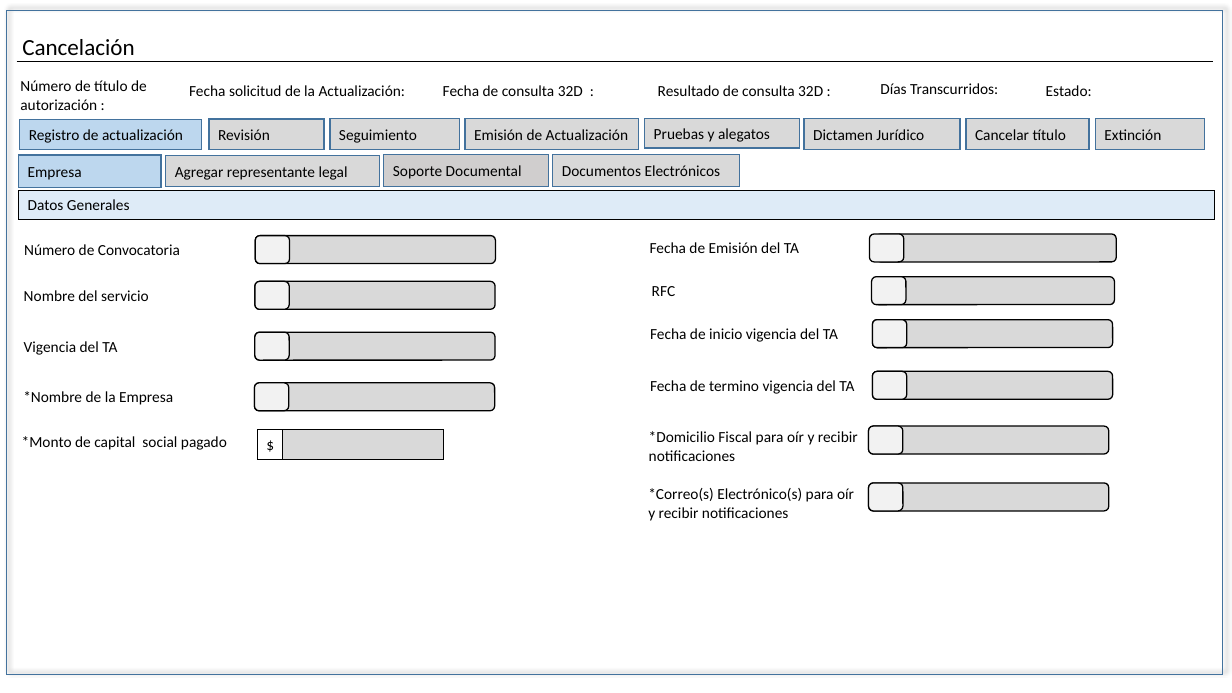
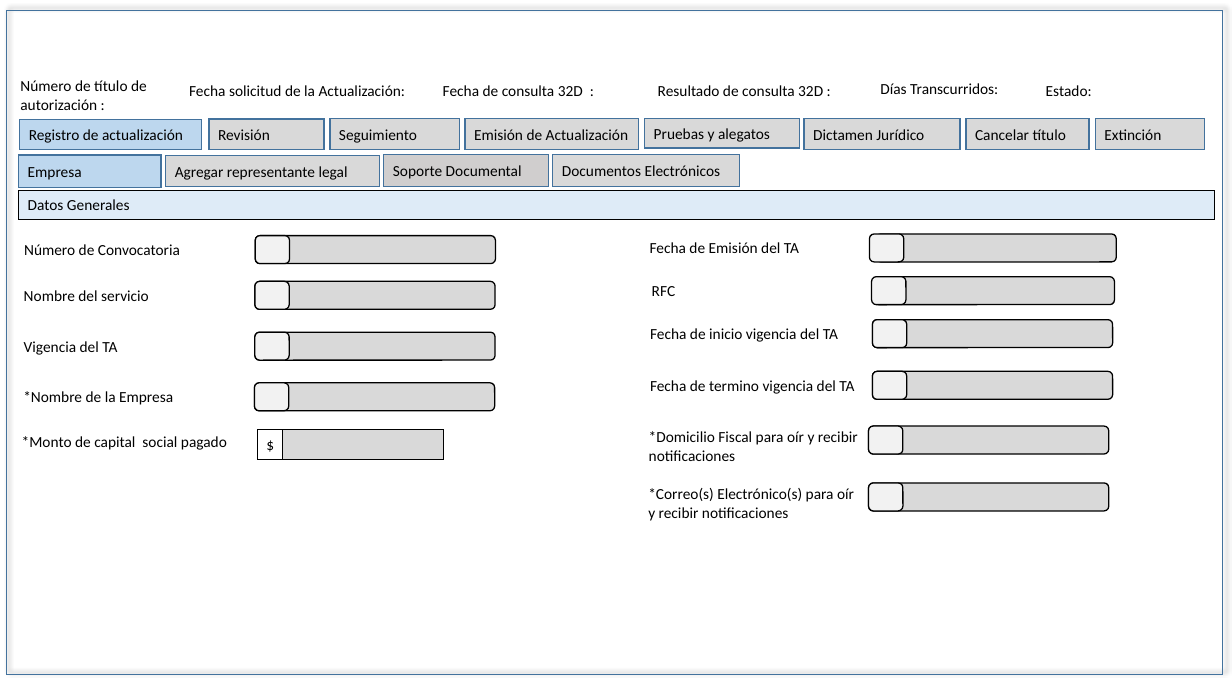
Before and after one commit to EDDIE83/Documentos, a slide deck: slide 2 of TAF 092019/Cancelación.pptx. Drawn at 1232x693 pixels with LibreOffice and Linux fonts; fonts in the diff are those of the drawing. Boxes give left, top, right and bottom in pixels: in the first picture for what was removed or moved away, otherwise in the second. Text is boxed around its words. In the diff, an @@ line names an element or a change of style, - is before the commit and + after.

```diff
--- a/TAF 092019/Cancelación.pptx
+++ b/TAF 092019/Cancelación.pptx
@@ text removed at box(22, 39, 134, 55) @@
-Cancelación
@@ line removed from (17, 61) to (1213, 61) @@
```
Also in this commit, not shown: 16 other slides changed, 5 other files.
